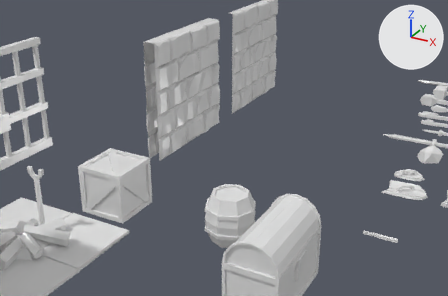
Before and after pictures for a commit that changed the FBX model GoblinKing/Assets/GoblinKing/Models/assets.fbx.
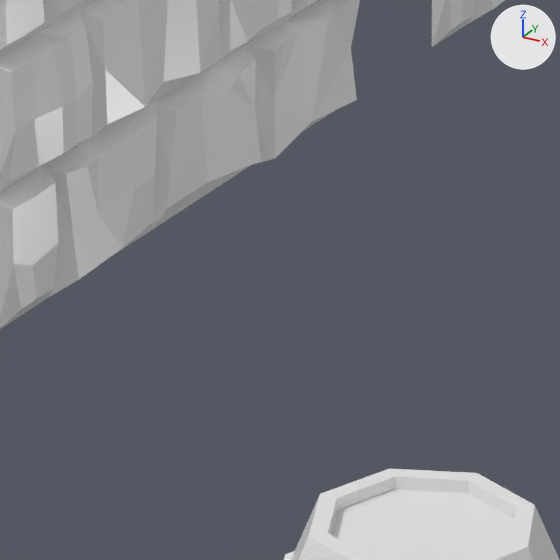
Each version is shown from a camera (50 mm lens) standing at (2.794, -2.355, 2.186) and looking at (0.604, 1.627, 0.195), then close up on the part from 36% to 57% of the width and 36% to 67% of the height. The axes (+X, +Y, +Z) are drawn at upper right. The lights are the same throughout. Where no turn or scale is listed for an object, it has been applied to the vertices.

The first close-up shows 'Barrel1', 'BrickWall1', 'BrickWallOnesided1'.
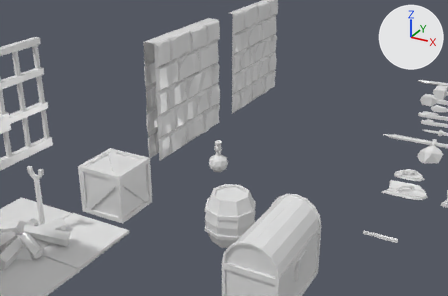
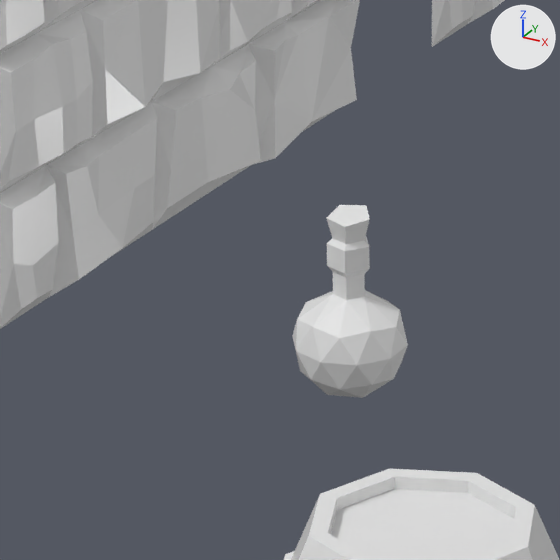
Commit message: Added acid potion

Pixel boxes (x1, y1, x2, y2) of what changed, in the close-ups (560 x 560 px):
```json
{"object": "AcidPotion", "change": "added", "after": [292, 205, 408, 398]}
```

Edits to the scene script, one JSON object a line:
```json
{"op": "add", "block": "me_acidpotion", "code": ["me_acidpotion = bpy.data.meshes.new('AcidPotion')", "me_acidpotion.from_pydata(...)  # 67 vertices, 105 faces; spans x -0.075..0.075, y -0.079..0.079, z 0.0..0.265", "me_acidpotion.materials.append(mat_previewmaterial)  # white #e7e7e7"]}
{"op": "add", "block": "ob_acidpotion", "code": ["ob_acidpotion = bpy.data.objects.new('AcidPotion', me_acidpotion)", "ob_acidpotion.location = (0.578, 1.581, 0.0)"]}
```
